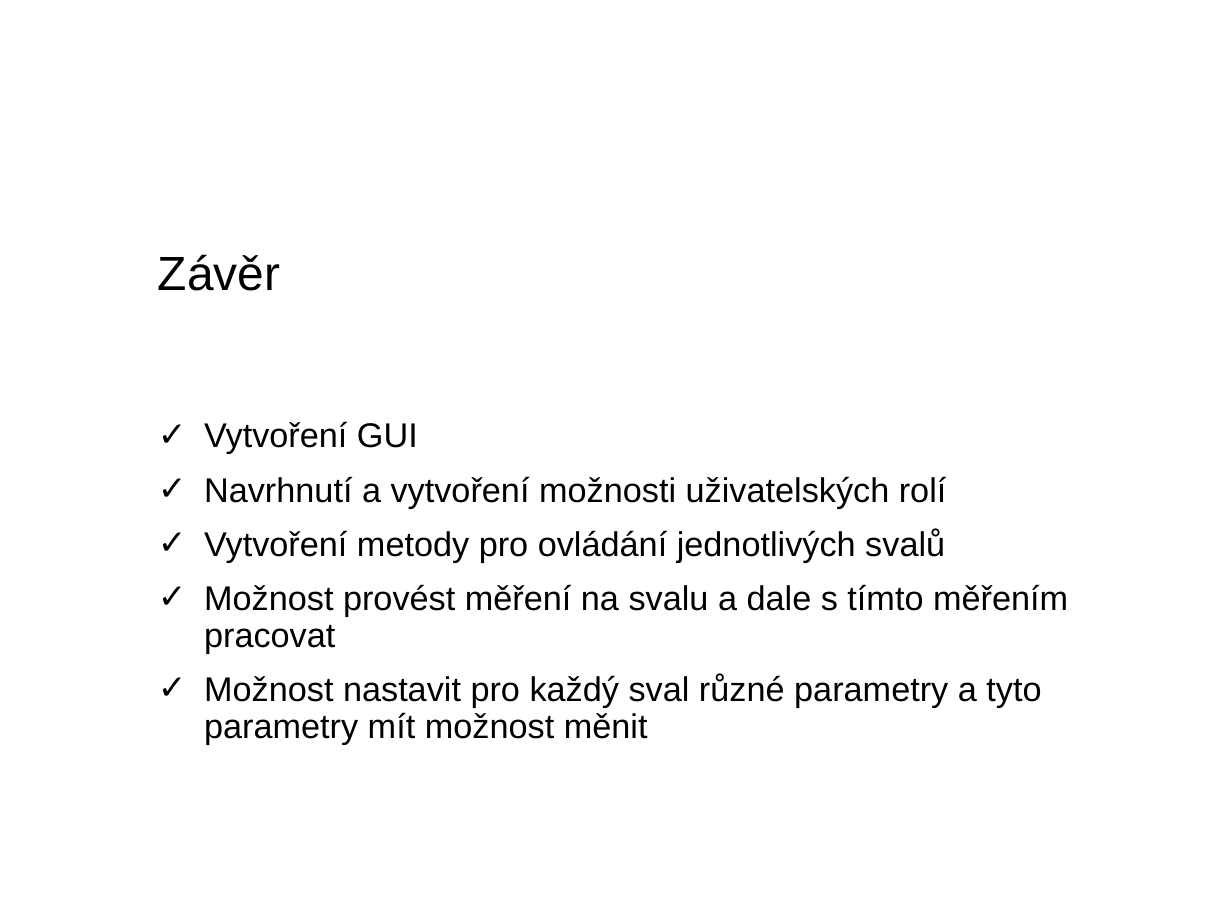
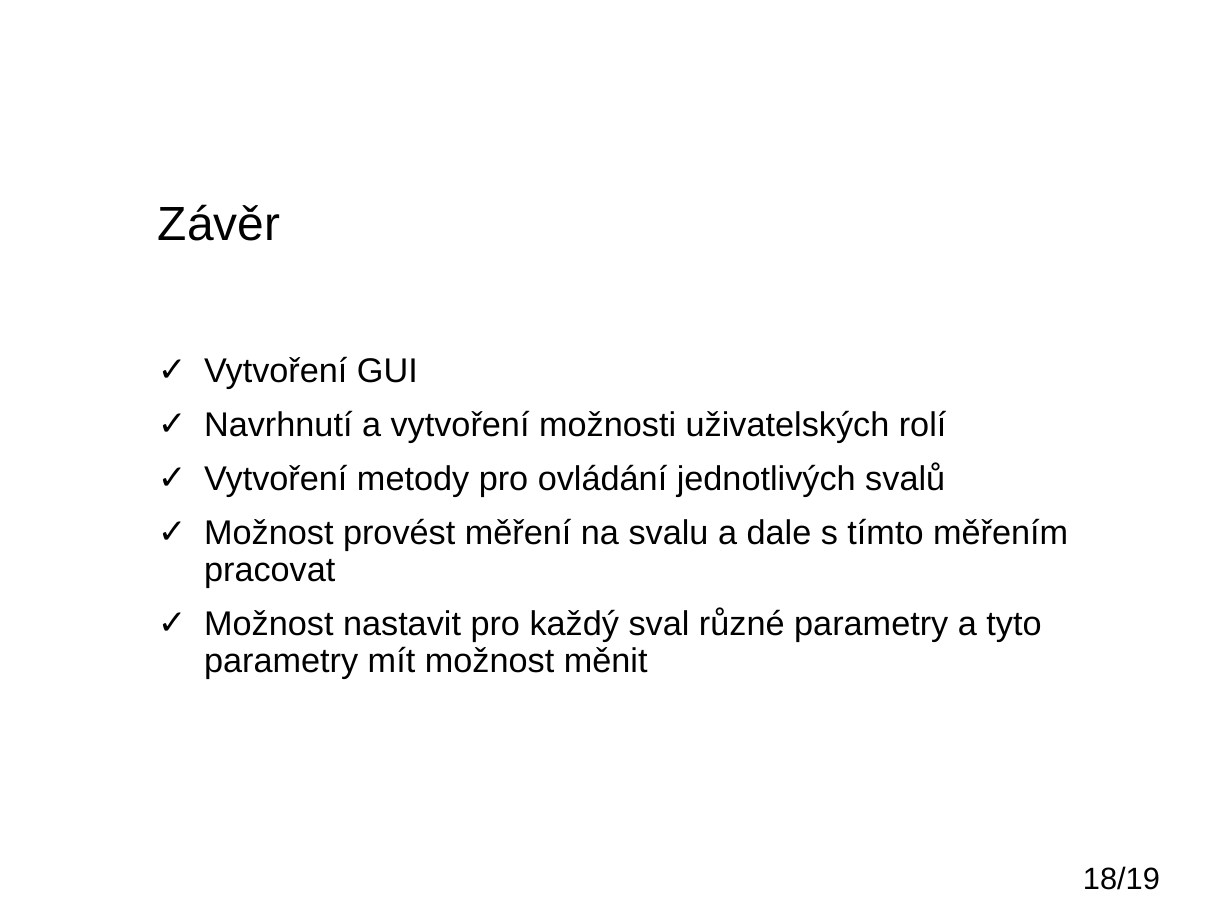
Before and after one commit to IronKnee22/Bakalarka, a slide deck: slide 18 of Obhajoba_darsamar.pptx (slide 20 before the commit). Drawn at 1232x924 pixels with LibreOffice and Linux fonts; fonts in the diff are those of the drawing; background and template pictures are left out. Boxes give left, top, right and bottom in pixels: in the first picture for what was removed or moved away, otherwise in the second. Text is boxed around its words. In the diff, an @@ line names an element or a change of style, - is before the commit and + after.

```diff
--- a/Obhajoba_darsamar.pptx
+++ b/Obhajoba_darsamar.pptx
@@ title "Závěr": place and size @@
-title "Závěr" at [158, 254, 280, 291]
+title "Závěr" at [158, 204, 280, 241]
@@ text "Vytvoření GUI": place and size @@
-text "Vytvoření GUI" at [204, 421, 1068, 744]
+text "Vytvoření GUI" at [204, 356, 1068, 679]
@@ page number added at [1083, 866, 1160, 890], 18 pt, text #000000 @@
+18/19
```
Also in this commit, not shown: 11 other slides changed, 6 slides added, 8 slides removed.
